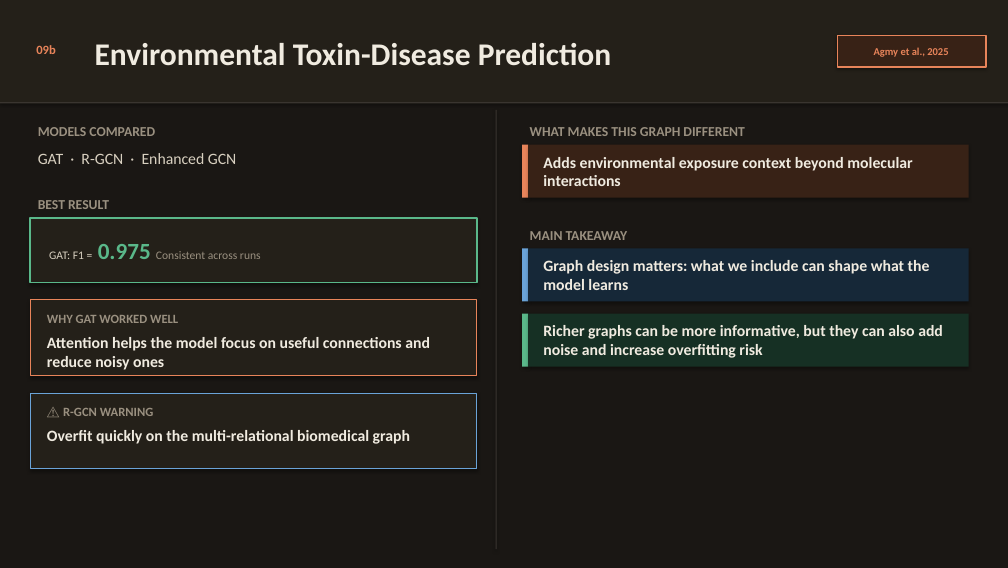
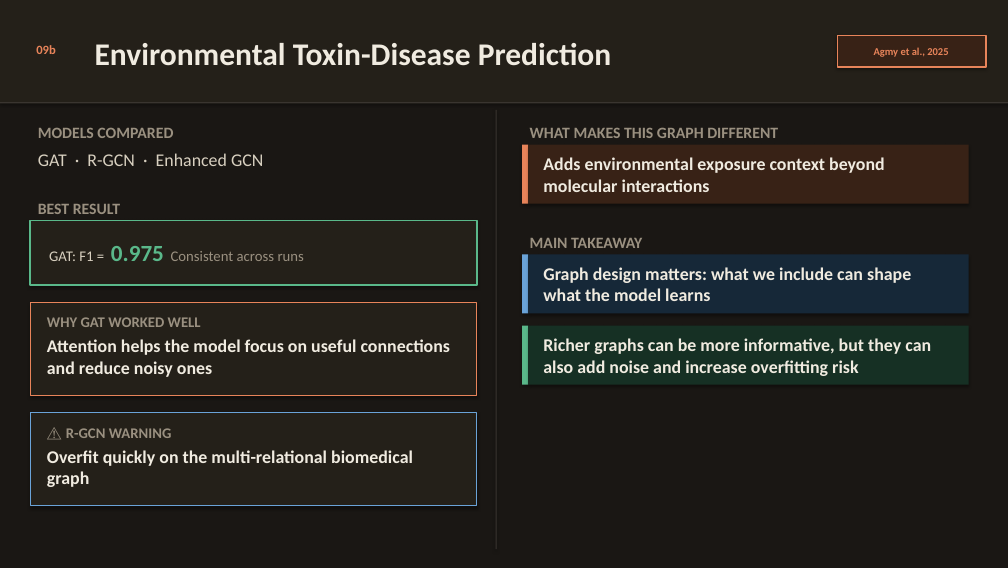
Before and after one commit to yc-02/yc-02.github.io, a slide deck: slide 18 of download/slides.pptx. Drawn at 1008x568 pixels with LibreOffice and Linux fonts; fonts in the diff are those of the drawing. Boxes give left, top, right and bottom in pixels: in the first picture for what was removed or moved away, otherwise in the second. Text is boxed around its words. In the diff, an @@ line names an element or a change of style, - is before the commit and + after.

```diff
--- a/download/slides.pptx
+++ b/download/slides.pptx
@@ rectangle: place and size @@
-rectangle at [522,145,528,198]
+rectangle at [522,145,528,204]
@@ rectangle: place and size @@
-rectangle at [528,145,969,198]
+rectangle at [528,145,969,204]
@@ text "GAT: F1 = 0.975 Consistent ..." at [49,246,304,261]: size 11 to 14 pt in "GAT: F1 = Consistent across runs" @@
@@ size 13 to 15 pt in 4 elements at [38,128,173,138], [530,127,778,138], [38,204,120,214], [530,238,642,248] @@
@@ text "MAIN TAKEAWAY": place and size @@
-text "MAIN TAKEAWAY" at [530,231,628,240]
+text "MAIN TAKEAWAY" at [530,238,642,248]
@@ rectangle: place and size @@
-rectangle at [522,248,528,301]
+rectangle at [522,254,528,313]
@@ rectangle: place and size @@
-rectangle at [528,248,969,301]
+rectangle at [528,254,969,313]
@@ rectangle: place and size @@
-rectangle at [30,300,477,375]
+rectangle at [30,302,477,395]
@@ text "WHY GAT WORKED WELL" at [47,317,201,327]: size 12 to 14 pt @@
@@ rectangle: place and size @@
-rectangle at [522,313,528,366]
+rectangle at [522,325,528,384]
@@ rectangle: place and size @@
-rectangle at [528,313,969,366]
+rectangle at [528,325,969,384]
@@ text "Richer graphs can be more ...": place and size @@
-text "Richer graphs can be more ..." at [543,325,943,358]
+text "Richer graphs can be more ..." at [543,338,931,376]
@@ rectangle: place and size @@
-rectangle at [30,393,477,468]
+rectangle at [30,412,477,506]
@@ text "⚠ R-GCN WARNING" at [66,428,172,438]: size 12 to 14 pt @@
@@ text "⚠ R-GCN WARNING": place and size @@
-text "⚠ R-GCN WARNING" at [63,408,154,416]
+text "⚠ R-GCN WARNING" at [66,428,172,438]
@@ size 15 to 17 pt in 6 elements at [38,153,263,166], [543,157,885,192], [47,339,451,377], [543,267,911,301], [543,338,931,376], [47,450,413,487] @@
@@ text "Overfit quickly on the multi-relational ...": place and size @@
-text "Overfit quickly on the multi-relational ..." at [47,430,410,444]
+text "Overfit quickly on the multi-relational ..." at [47,450,413,487]
```
Also in this commit, not shown: 20 other slides changed, 2 slides added, 1 other file.
